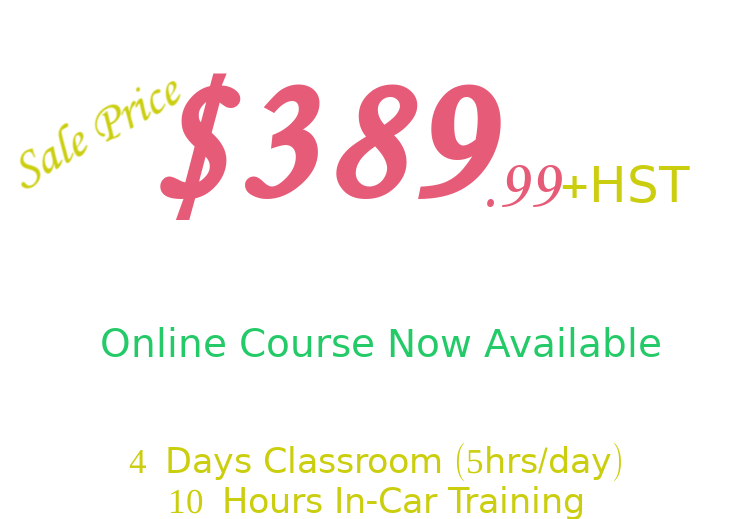
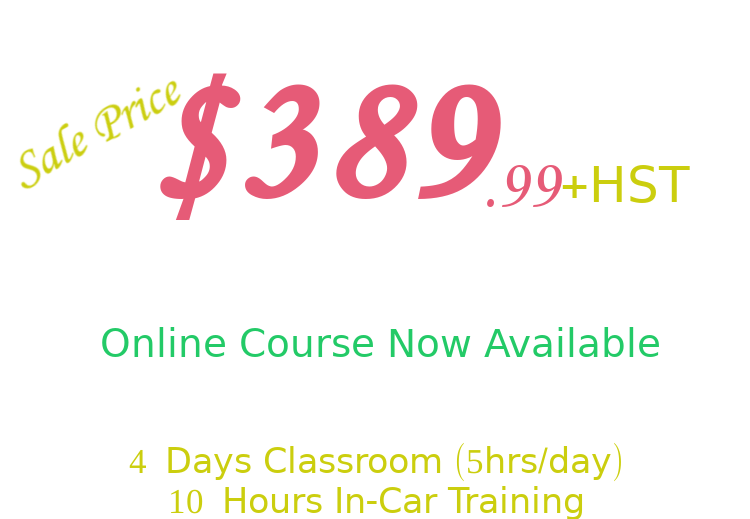
The second w=750, h=519 image is a revision of the first. Changes to its layers:
renamed "Valid For December 2020 & ..." to "Valid For February, March ...", painted on it over [509, 327, 660, 357]
